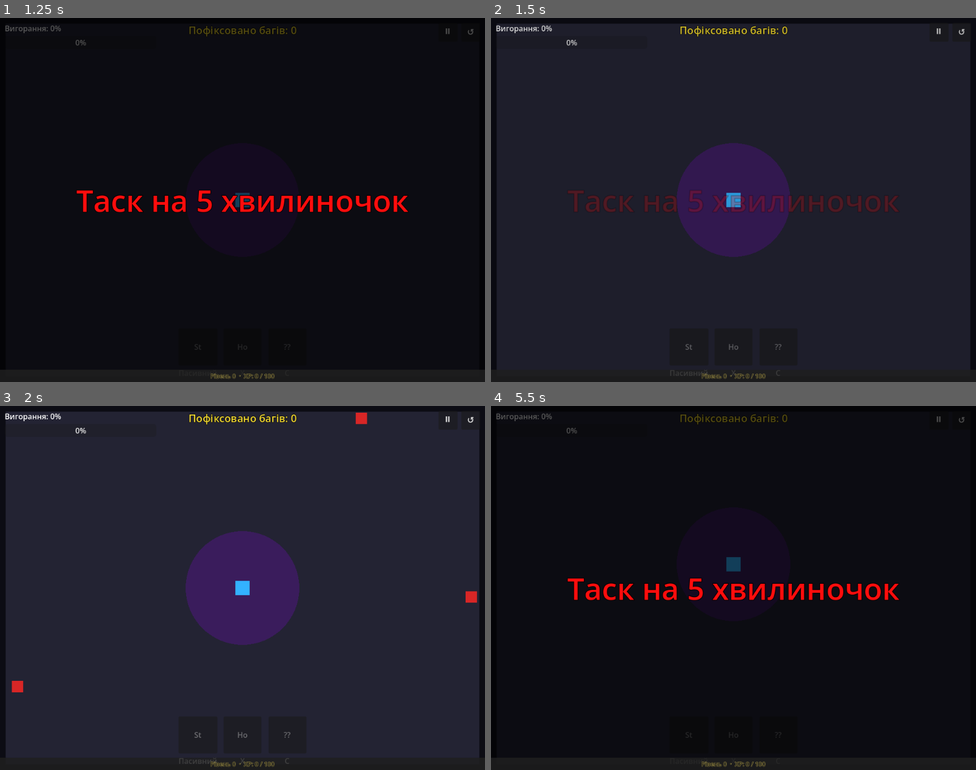
Above: before the commit, frames 1-4 (two rows, left to right).
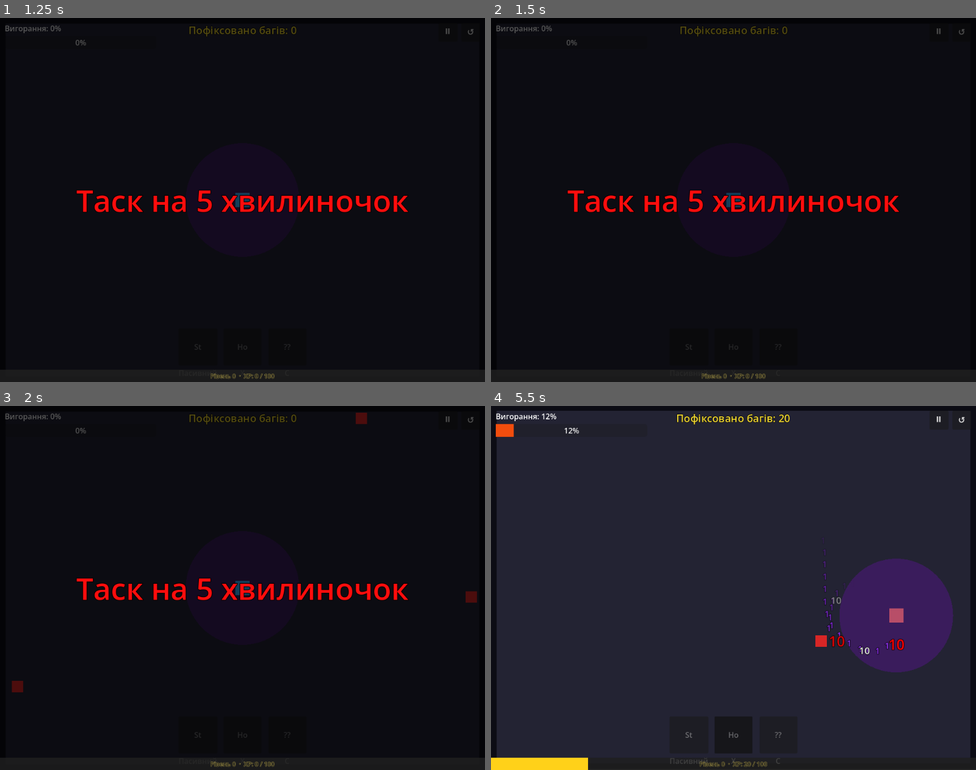
Above: after the commit, the same moments.

Repository: kodlon/DEVvsBUGS
Game: Godot game, scene res://scenes/main.tscn
Same seed, same stepped clock (60 frames per second), same inputs: the game is played once before the commit and once after it.
Inputs (mouse positions are in pixels of both pictures, inside the frame that each line leads up to):
- Up to frame 1 (1.25 s): click "▶ ПОЧАТИ ГРУ" at 0.5 s
- Up to frame 2 (1.5 s): click "⏸" at 1.25 s
- Up to frame 3 (2 s): no input
- Up to frame 4 (5.5 s): click "↺" at 2 s; tap Enter at 2.75 s; move the mouse to (840, 569) at 2.77 s; hold Right (ui_right) 2.78-3.53 s; tap X at 2.85, 4.35 s; click (840, 569) at 2.92 s; move the mouse to (636, 606) at 3.52 s; hold Down (ui_down) 3.53-4.28 s; tap C at 3.6, 5.1 s; move the mouse to (782, 507) at 4.27 s; hold Right (ui_right) 4.28-5.03 s; move the mouse to (709, 660) at 5.02 s; hold Up (ui_up) from 5.03 s (still down); click (709, 660) at 5.17 s

Frame 1 is identical in both runs. In frame 2, 88% of the frame differs, in the area x 1-99%, y 1-97%; in frame 3, 90%; in frame 4, 91%, in the area x 0-99%, y 1-100%.

Commit message:
Added juice to tgame

Diff:
--- a/scenes/main.tscn
+++ b/scenes/main.tscn
@@ -4,6 +4,7 @@
 [ext_resource type="PackedScene" path="res://scenes/player.tscn" id="2"]
 [ext_resource type="Script" uid="uid://csl2hytajoa3o" path="res://scripts/spawner.gd" id="3"]
 [ext_resource type="PackedScene" path="res://scenes/ui/skill_slot.tscn" id="4"]
+[ext_resource type="Script" path="res://scripts/camera_shake.gd" id="5"]
 
 [node name="Main" type="Node2D" unique_id=1532500203]
 script = ExtResource("1")
@@ -11,6 +12,11 @@
 [node name="Background" type="Polygon2D" parent="." unique_id=2046637669]
 color = Color(0.05, 0.05, 0.08, 1)
 polygon = PackedVector2Array(0, 0, 1024, 0, 1024, 768, 0, 768)
+
+[node name="Camera2D" type="Camera2D" parent="."]
+position = Vector2(512, 384)
+script = ExtResource("5")
+
 
 [node name="ArenaFloor" type="Polygon2D" parent="." unique_id=892345671]
 color = Color(0.14, 0.14, 0.2, 1)
--- /dev/null
+++ b/scenes/ui/floating_text.tscn
@@ -0,0 +1,8 @@
+[gd_scene format=3 uid="uid://c8n8q6gq46vwx"]
+
+[ext_resource type="Script" path="res://scripts/ui/floating_text.gd" id="1_4mxhd"]
+
+[node name="FloatingText" type="Label"]
+offset_right = 40.0
+offset_bottom = 23.0
+script = ExtResource("1_4mxhd")
--- a/scripts/bullet.gd
+++ b/scripts/bullet.gd
@@ -18,7 +18,7 @@
 
 func _on_body_entered(body: Node2D) -> void:
 	if body.is_in_group("enemies"):
-		body.take_damage(PlayerStats.base_damage)
+		body.take_damage(PlayerStats.base_damage, direction)
 		_hits_remaining -= 1
 		if _hits_remaining <= 0:
 			queue_free()
--- /dev/null
+++ b/scripts/camera_shake.gd
@@ -0,0 +1,46 @@
+class_name CameraShake
+extends Camera2D
+
+@export var shake_enabled: bool = true
+
+var _noise = FastNoiseLite.new()
+var _noise_y: float = 0
+var _shake_strength: float = 0.0
+var _shake_decay: float = 5.0
+var _base_offset: Vector2 = Vector2.ZERO
+
+func _ready() -> void:
+	_base_offset = offset
+	add_to_group("camera_shake")
+	_noise.seed = randi()
+	_noise.frequency = 0.5
+
+func shake_micro(direction: Vector2) -> void:
+	if not shake_enabled: return
+	# Micro shake uses direct kick + small noise
+	_shake_strength = 5.0
+	_shake_decay = 15.0 # Fast decay
+	# Immediate kick offset
+	offset = _base_offset - direction.normalized() * 5.0
+
+func shake_hard() -> void:
+	if not shake_enabled: return
+	_shake_strength = 20.0
+	_shake_decay = 3.0 # Slower decay
+
+func shake_light() -> void:
+	if not shake_enabled: return
+	_shake_strength = 8.0
+	_shake_decay = 10.0
+
+func _process(delta: float) -> void:
+	if _shake_strength > 0.1:
+		_shake_strength = lerp(_shake_strength, 0.0, _shake_decay * delta)
+		_noise_y += delta * 1000.0
+		var shake_offset = Vector2(
+			_noise.get_noise_2d(1, _noise_y) * _shake_strength,
+			_noise.get_noise_2d(100, _noise_y) * _shake_strength
+		)
+		offset = _base_offset + shake_offset
+	else:
+		offset = _base_offset
--- a/scripts/enemy.gd
+++ b/scripts/enemy.gd
@@ -15,6 +15,7 @@
 var _burnout_damage: float = 6.0
 var _base_scale: float = 1.0
 var _damage_timer: float = 0.0
+var _damage_accumulator: float = 0.0
 
 # Зовнішній імпульс (для відштовхування від танку)
 var _ext_vel: Vector2 = Vector2.ZERO
@@ -42,6 +43,7 @@
 var _flee_range: float = 200.0
 var _heal_amount: float = 35.0
 var _health_pickup_scene: PackedScene = preload("res://scenes/health_pickup.tscn")
+var _floating_text_scene: PackedScene = preload("res://scenes/ui/floating_text.tscn")
 
 ## Викликати одразу після instantiate(), до add_child()
 func setup(type: int) -> void:
@@ -53,8 +55,13 @@
 	_burnout_damage = randf_range(cfg.burnout_min, cfg.burnout_max)
 	_base_scale     = cfg.base_scale
 
-	scale = Vector2.ONE * _base_scale
+	scale = Vector2.ZERO
 	$Visual.color = cfg.color
+
+	# Squash & Stretch spawn
+	var tween = create_tween()
+	tween.tween_property(self, "scale", Vector2(1.5, 0.5) * _base_scale, 0.15).set_trans(Tween.TRANS_QUAD).set_ease(Tween.EASE_OUT)
+	tween.tween_property(self, "scale", Vector2.ONE * _base_scale, 0.15).set_trans(Tween.TRANS_SPRING).set_ease(Tween.EASE_OUT)
 
 	match type:
 		TYPE_FAST:
@@ -199,9 +206,40 @@
 func apply_push(impulse: Vector2) -> void:
 	_ext_vel += impulse
 
-func take_damage(amount: float) -> void:
+func take_damage(amount: float, hit_dir: Vector2 = Vector2.ZERO, source: String = "") -> void:
 	_health -= amount
+
+	# Hit Flash
+	var original_color = GameConfig.ENEMY_CONFIG[enemy_type].color
+	var tween = create_tween()
+	$Visual.color = Color.RED
+	tween.tween_interval(0.08)
+	tween.tween_property($Visual, "color", original_color, 0.0)
+
+	# Knockback
+	if hit_dir != Vector2.ZERO:
+		apply_push(hit_dir * 100.0) # Knockback impulse
+
+	# Floating Text
+	var display_amount = 0.0
+	var final_source = source
+	if amount >= 1.0:
+		display_amount = amount
+	else:
+		_damage_accumulator += amount
+		if _damage_accumulator >= 1.0:
+			display_amount = floor(_damage_accumulator)
+			_damage_accumulator -= display_amount
+			final_source = "aura" # Small damage is accumulated from aura
+
+	if display_amount > 0 and _floating_text_scene:
+		var text_node = _floating_text_scene.instantiate() as FloatingText
+		text_node.global_position = global_position
+		get_parent().add_child(text_node)
+		text_node.setup(display_amount, _health <= 0.0, final_source)
+
 	if _health <= 0.0:
+		get_tree().call_group("camera_shake", "shake_light")
 		get_tree().call_group("score_tracker", "add_score",
 				int(GameConfig.ENEMY_CONFIG[enemy_type].score_value))
 		PlayerStats.add_xp(GameConfig.XP_PER_ENEMY[enemy_type])
--- a/scripts/level_up_ui.gd
+++ b/scripts/level_up_ui.gd
@@ -371,8 +371,8 @@
 		"fire_rate_delay": return "-%d%% Затримка стрільби" % int(value * 100)
 		"move_speed":      return "+%d%% Швидкість руху" % int(value * 100)
 		"pierce_count":    return "+%d Пробиття снаряда" % int(value)
-		"aura_range":      return "+%d%% Радіус аури качечки" % int(value * 100)
-		"aura_dps":        return "+%d%% DPS аури качечки" % int(value * 100)
+		"aura_range":      return "+%d%% Радіус аури Stepico" % int(value * 100)
+		"aura_dps":        return "+%d%% DPS аури Stepico" % int(value * 100)
 		"attack_range":    return "+%d%% Радіус прицілювання" % int(value * 100)
 		"max_burnout":     return "+%d%% Макс. Вигорання" % int(value * 100)
 		"backend_blame_dps":
--- a/scripts/main.gd
+++ b/scripts/main.gd
@@ -62,6 +62,14 @@
 	_setup_score_ui()
 	_setup_wave_overlay()
 	_setup_xp_ui()
+
+func _process(delta: float) -> void:
+	if _burnout_bar.value > 0.8:
+		# Pulsate red
+		var s = 0.5 + 0.5 * sin(Time.get_ticks_msec() / 150.0)
+		_burnout_bar.modulate = Color(1.0, s, s)
+	else:
+		_burnout_bar.modulate = Color.WHITE
 
 # ── Score UI ────────────────────────────────────────────────
 
@@ -125,7 +133,7 @@
 	_wave_overlay_bg.visible = true
 
 	var tween := create_tween()
-	tween.tween_interval(0.7)
+	tween.tween_interval(1.5)
 	tween.tween_property(_wave_label,      "modulate:a", 0.0, 0.3)
 	tween.parallel().tween_property(_wave_overlay_bg, "modulate:a", 0.0, 0.3)
 	tween.tween_callback(func() -> void:
@@ -170,8 +178,18 @@
 
 func _on_burnout_changed(current: float, maximum: float) -> void:
 	var pct := current / maximum
+	var is_damage = pct > _burnout_bar.value
+
 	_burnout_bar.value = pct
 	_burnout_label.text = "Вигорання: %d%%" % int(pct * 100)
+
+	if is_damage and !_game_over:
+		var tween = create_tween()
+		var init_x = 10.0 # From _burnout_bar.offset_left in UI
+		tween.tween_property(_burnout_bar, "position:x", init_x - 10.0, 0.05)
+		tween.tween_property(_burnout_bar, "position:x", init_x + 10.0, 0.05)
+		tween.tween_property(_burnout_bar, "position:x", init_x - 10.0, 0.05)
+		tween.tween_property(_burnout_bar, "position:x", init_x, 0.05)
 
 func _on_player_died() -> void:
 	if _game_over:
--- a/scripts/player.gd
+++ b/scripts/player.gd
@@ -19,9 +19,11 @@
 var _dash_direction := Vector2.UP
 var _dash_timer := 0.0
 var _original_collision_mask: int
+var _original_color: Color
 
 func _ready() -> void:
 	add_to_group("player")
+	_original_color = $Visual.color
 	var offset := GameConfig.get_arena_offset()
 	var h := GameConfig.PLAYER_HALF_SIZE
 	_arena_min = offset + Vector2(h, h)
@@ -38,7 +40,8 @@
 func _on_backend_timer() -> void:
 	if PlayerStats.backend_blame_dps > 0.0:
 		for enemy in get_tree().get_nodes_in_group("enemies"):
-			enemy.take_damage(PlayerStats.backend_blame_dps)
+			var dir = (enemy.global_position - global_position).normalized()
+			enemy.take_damage(PlayerStats.backend_blame_dps, dir)
 
 func _setup_skills() -> void:
 	active_skill_1 = preload("res://scripts/skills/active/skill_dodge.gd").new()
@@ -134,6 +137,7 @@
 				var base_direction: Vector2 = (nearest.global_position - gun_pos).normalized()
 				var spread = deg_to_rad(spread_magnitude * randf_range(-1.0, 1.0))
 				bullet.direction = base_direction.rotated(spread)
+				get_tree().call_group("camera_shake", "shake_micro", bullet.direction)
 	else:
 		# Звичайна механіка - одна центральна гармата
 		var nearest: Node2D = null
@@ -154,6 +158,7 @@
 			var base_direction: Vector2 = (nearest.global_position - global_position).normalized()
 			var spread = deg_to_rad(spread_magnitude * randf_range(-1.0, 1.0))
 			bullet.direction = base_direction.rotated(spread)
+			get_tree().call_group("camera_shake", "shake_micro", bullet.direction)
 
 ## Ворог наносить вигорання — ігнорується під час доджу
 func take_burnout(amount: float) -> void:
@@ -162,6 +167,13 @@
 	amount *= PlayerStats.enemy_damage_mult
 	burnout = clamp(burnout + amount, 0.0, PlayerStats.max_burnout)
 	burnout_changed.emit(burnout, PlayerStats.max_burnout)
+	get_tree().call_group("camera_shake", "shake_hard")
+
+	# Hit Flash
+	var tween = create_tween()
+	$Visual.color = Color(1.0, 0.1, 0.1) # Reddish
+	tween.tween_property($Visual, "color", _original_color, 0.5).set_trans(Tween.TRANS_SINE)
+
 	if burnout >= PlayerStats.max_burnout:
 		player_died.emit()
 
--- /dev/null
+++ b/scripts/ui/floating_text.gd
@@ -0,0 +1,44 @@
+class_name FloatingText
+extends Label
+
+var _amount: float = 0.0
+var _is_crit: bool = false
+var _duration: float = 0.4
+
+func setup(amount: float, is_crit: bool = false, source: String = "") -> void:
+    _amount = amount
+    _is_crit = is_crit
+    text = str(int(amount))
+
+    if _is_crit:
+        add_theme_font_size_override("font_size", 30)
+        add_theme_color_override("font_color", Color.RED)
+        z_index = 100
+    elif source == "aura":
+        add_theme_font_size_override("font_size", 18)
+        add_theme_color_override("font_color", Color(0.6, 0.2, 1.0)) # Purple
+        z_index = 90
+    else:
+        add_theme_font_size_override("font_size", 20)
+        add_theme_color_override("font_color", Color.WHITE)
+        z_index = 95
+
+    add_theme_constant_override("outline_size", 4)
+    add_theme_color_override("font_outline_color", Color.BLACK)
+
+    _start_tween()
+
+func _start_tween() -> void:
+    var duration = 2.0
+    var tween = create_tween()
+    tween.set_parallel(true)
+
+    # Fly straight up, reduced speed (-25 pixels over 2s matches half speed feeling)
+    var target_pos = position + Vector2(0, -25.0)
+    tween.tween_property(self, "position", target_pos, duration).set_trans(Tween.TRANS_QUAD).set_ease(Tween.EASE_OUT)
+
+    # Fade out
+    tween.tween_property(self, "modulate:a", 0.0, duration).set_trans(Tween.TRANS_CUBIC).set_ease(Tween.EASE_IN)
+
+    tween.set_parallel(false)
+    tween.tween_callback(queue_free)
Not shown, removed: CLAUDE TASK.txt
Not shown, added: TASK.txt
Not shown, added: scripts/camera_shake.gd.uid
Not shown, added: scripts/ui/floating_text.gd.uid
